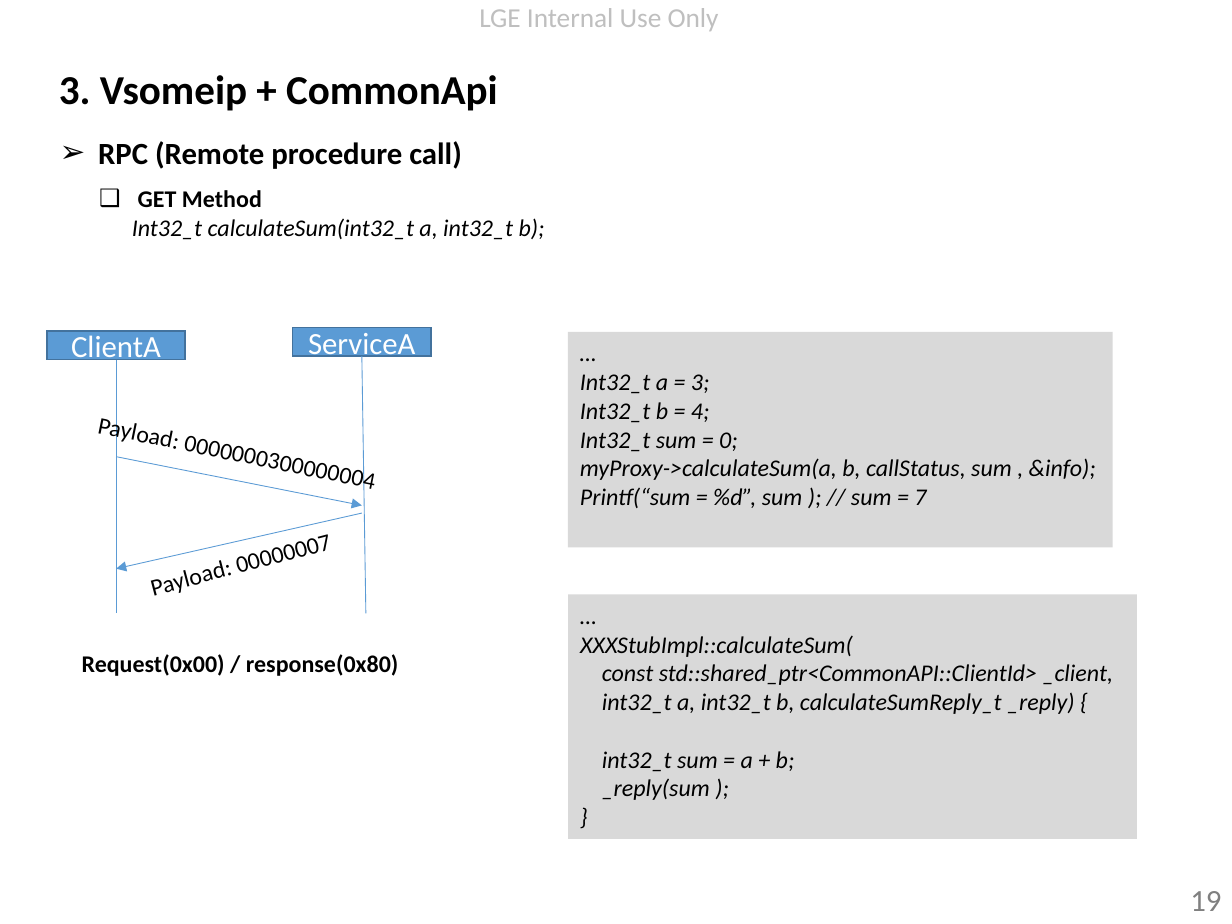
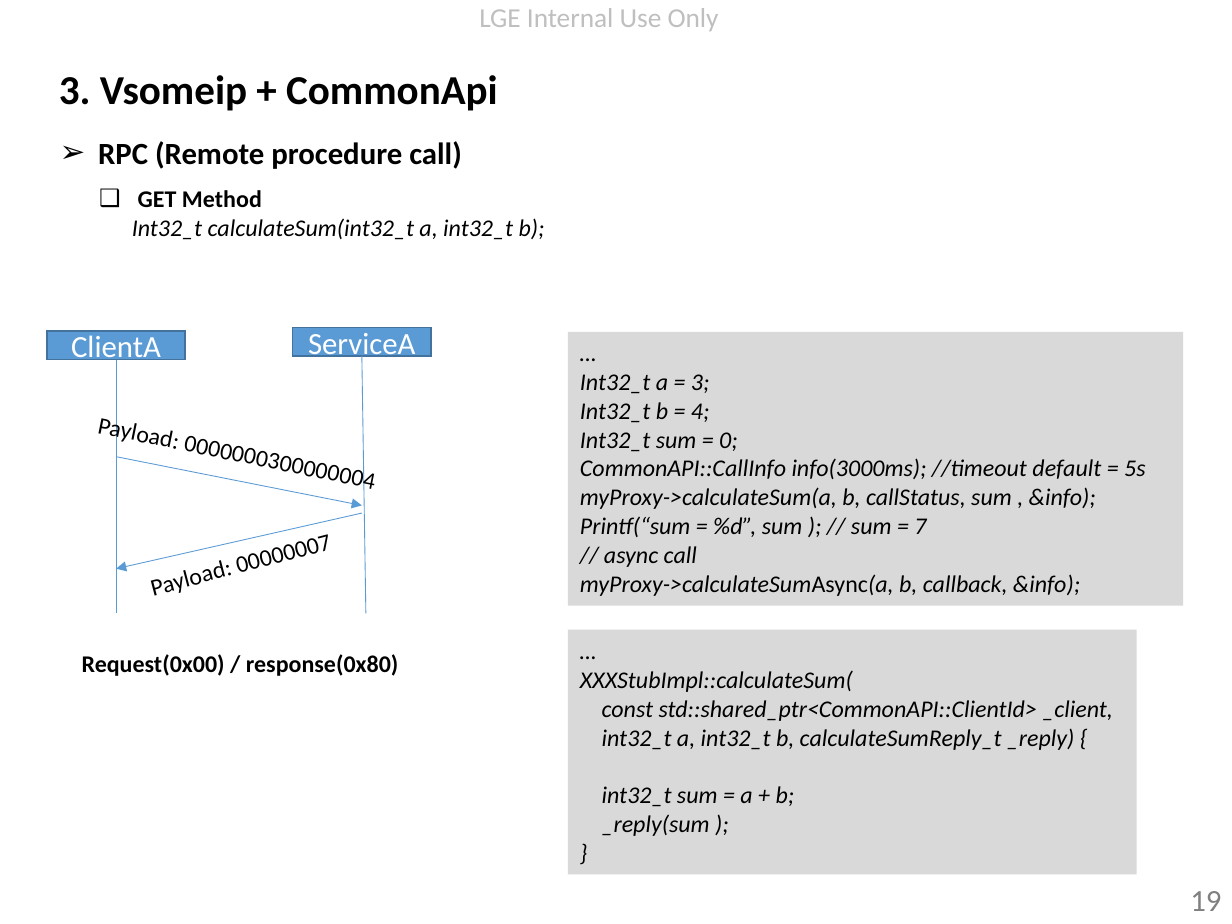
Before and after one commit to minhthedt/vsomeip-example, a slide deck: slide 19 of doc/Vsomeip knowledge.pptx. Drawn at 1232x924 pixels with LibreOffice and Linux fonts; fonts in the diff are those of the drawing; background and template pictures are left out. Boxes give left, top, right and bottom in pixels: in the first picture for what was removed or moved away, otherwise in the second. Text is boxed around its words. In the diff, an @@ line names an element or a change of style, - is before the commit and + after.

```diff
--- a/doc/Vsomeip knowledge.pptx
+++ b/doc/Vsomeip knowledge.pptx
@@ rectangle "…": place and size @@
-rectangle "…" at bbox=[568, 331, 1112, 547]
+rectangle "…" at bbox=[568, 331, 1183, 605]
@@ text in rectangle at bbox=[580, 458, 1145, 479]: paragraph added @@
+CommonAPI::CallInfo info(3000ms); //timeout default = 5s
@@ text in rectangle at bbox=[580, 546, 1080, 596]: paragraphs added @@
+// async call
+myProxy->calculateSumAsync(a, b, callback, &info);
@@ rectangle "…": place and size @@
-rectangle "…" at bbox=[568, 594, 1137, 839]
+rectangle "…" at bbox=[568, 630, 1137, 875]
```
Also in this commit, not shown: 1 other slide changed, 3 slides added, 4 other files.
